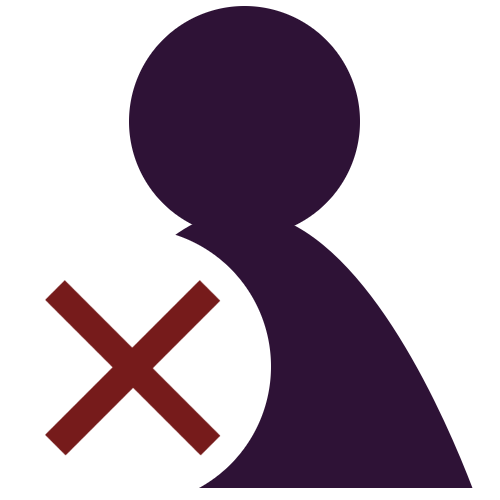
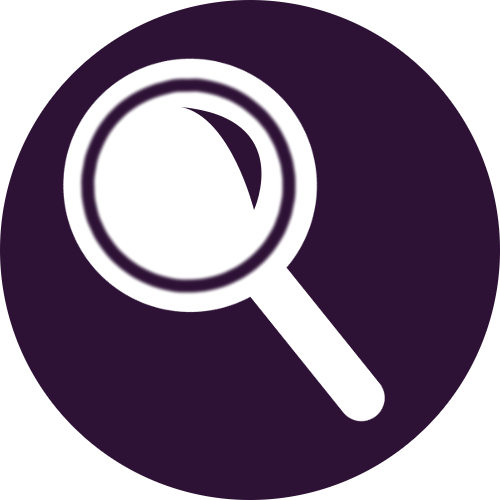
Layered file, before and after one edit (500 × 500). Changes by layer:
added layer "Warstwa #8" above "Warstwa #1" over [63, 57, 385, 422]
hid "+ #1" over [45, 280, 221, 456]
hid "Warstwa #6" over [9, 245, 256, 492]
hid "Warstwa #4" over [129, 6, 473, 488]
showed "Warstwa" over [0, 0, 500, 500]
